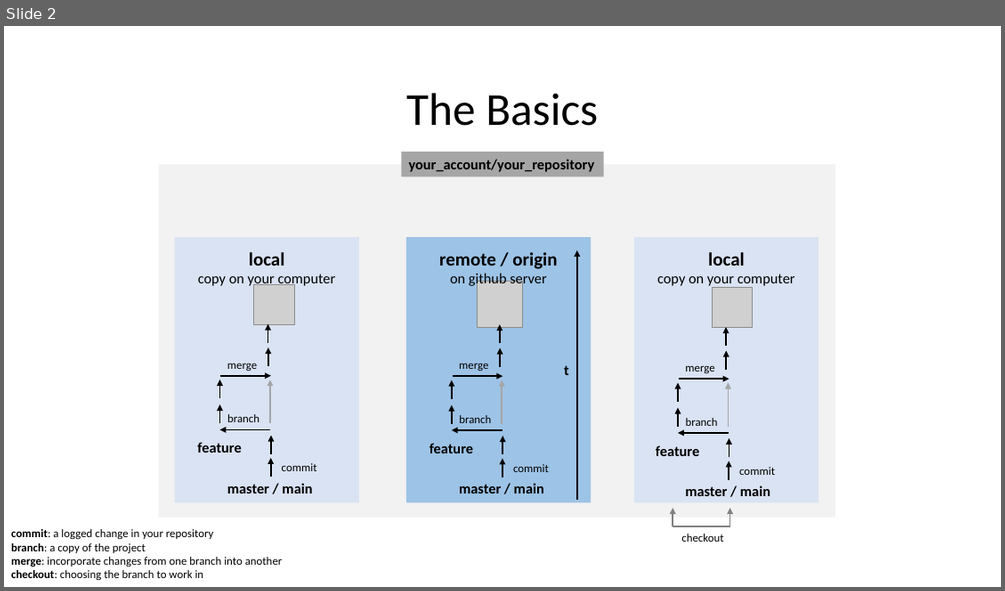
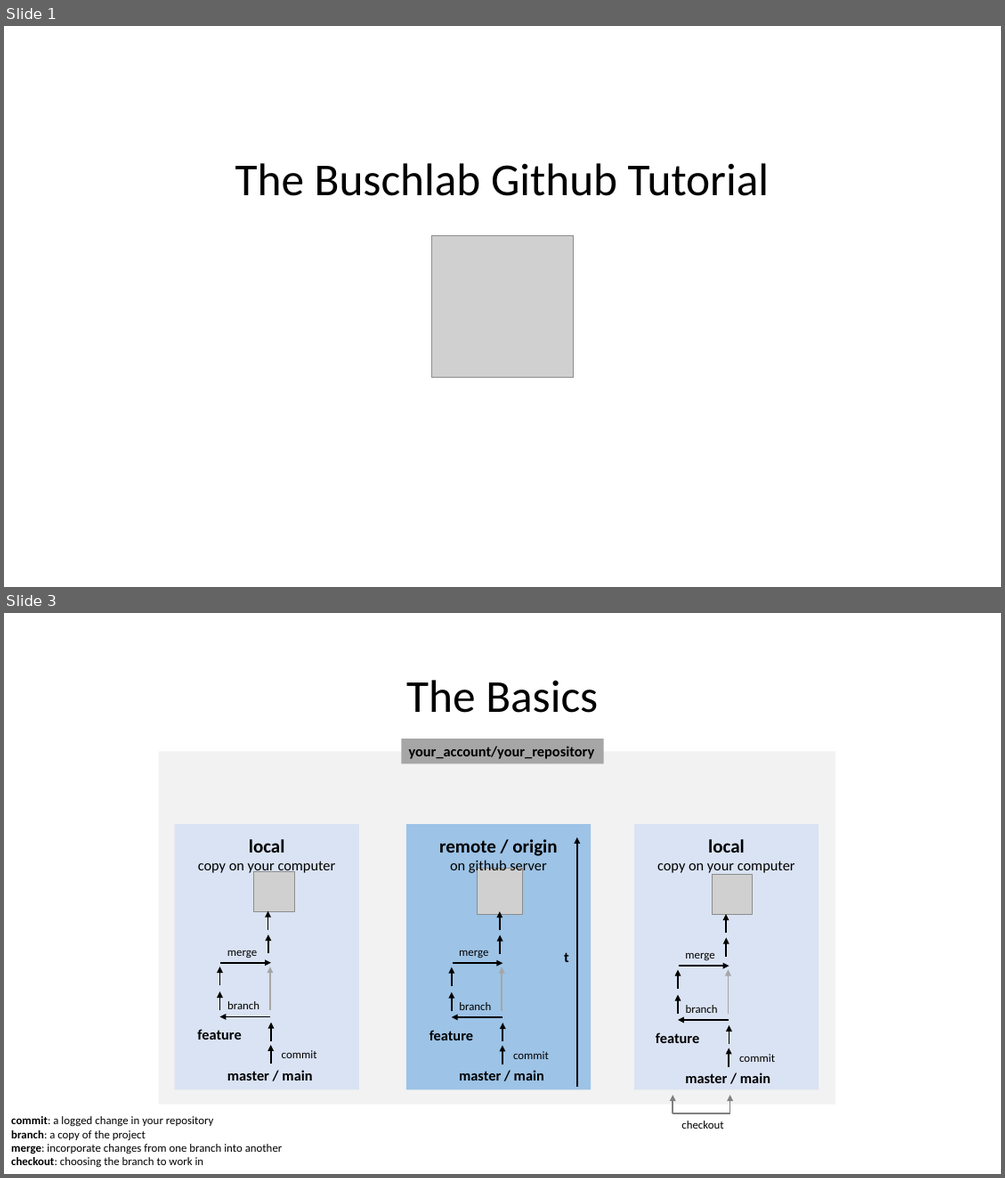
Before and after one commit to remichel/Buschlab_Github_Workshop, a slide deck: github_workshop.pptx. Shown one above the other, each under a label of ours: slide 2 before the commit, slides 1 and 3 after it; the slides between them are not shown. The pictures are 1005x591 and 1005x1178 pixels, drawn with LibreOffice and Linux fonts; fonts in the diff are those of the drawing; grey boxes stand for pictures. Boxes give left, top, right and bottom in pixels: in the first picture for what was removed or moved away, otherwise in the second. Text is boxed around its words. In the diff, an @@ line names an element or a change of style, - is before the commit and + after.

```diff
--- a/github_workshop.pptx
+++ b/github_workshop.pptx
@@ slide 1 added at [4,26,1001,587], background #FFFFFF @@
@@ title added at [235,163,769,196], 44 pt, text #000000 @@
+The Buschlab Github Tutorial
@@ picture added at [432,235,574,378] @@
@@ what was slide 2 is now slide 3 @@
```
Also in this commit, not shown: 6 slides changed.
